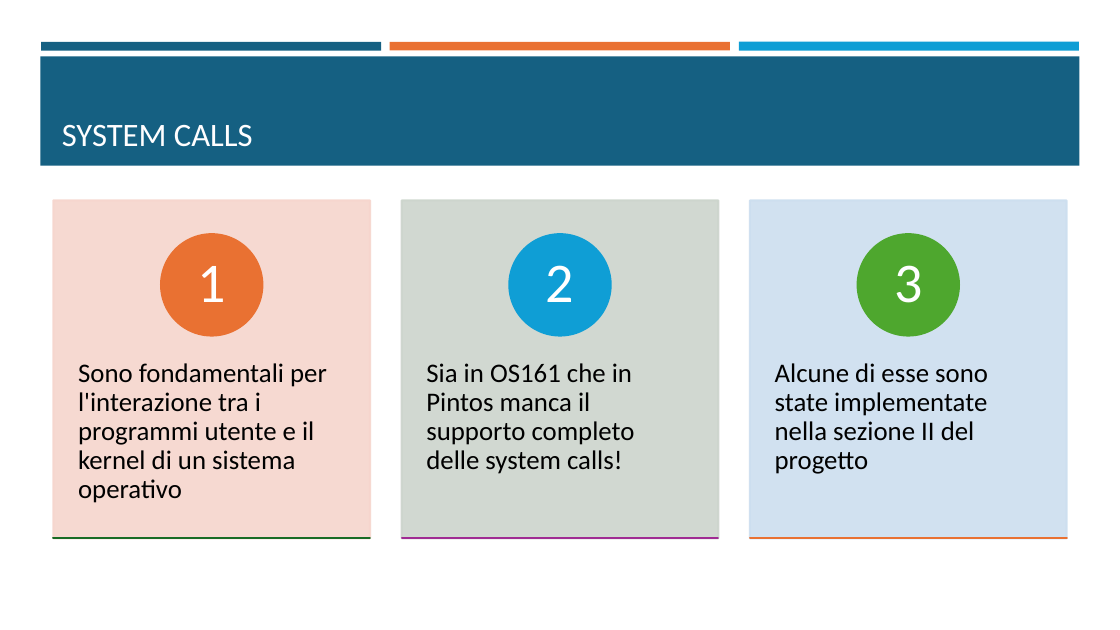
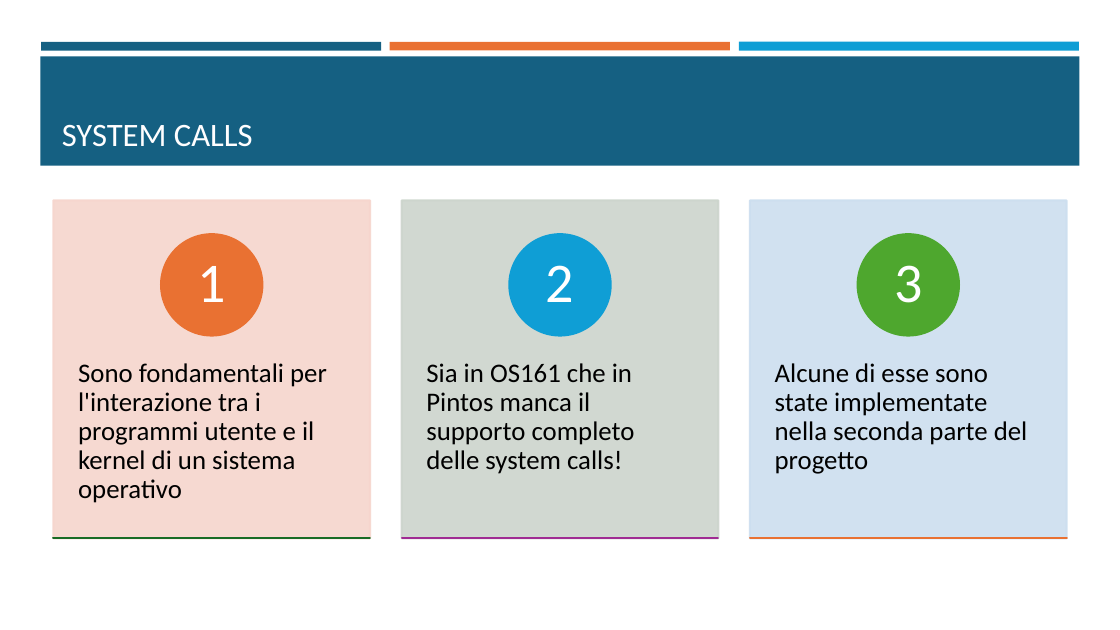
Before and after one commit to fraancyM/PintOS, a slide deck: slide 4 of Progetto_SO.pptx. Drawn at 1120x630 pixels with LibreOffice and Linux fonts; fonts in the diff are those of the drawing. Boxes give left, top, right and bottom in pixels: in the first picture for what was removed or moved away, otherwise in the second. Text is boxed around its words. In the diff, an @@ line names an element or a change of style, - is before the commit and + after.

```diff
--- a/Progetto_SO.pptx
+++ b/Progetto_SO.pptx
@@ text at (775,363,1028,474): text changed @@
-Alcune di esse sono state implementate nella sezione II del progetto
+Alcune di esse sono state implementate nella seconda parte del progetto
```
Also in this commit, not shown: 4 other slides changed, 2 slides added, 1 other file.
